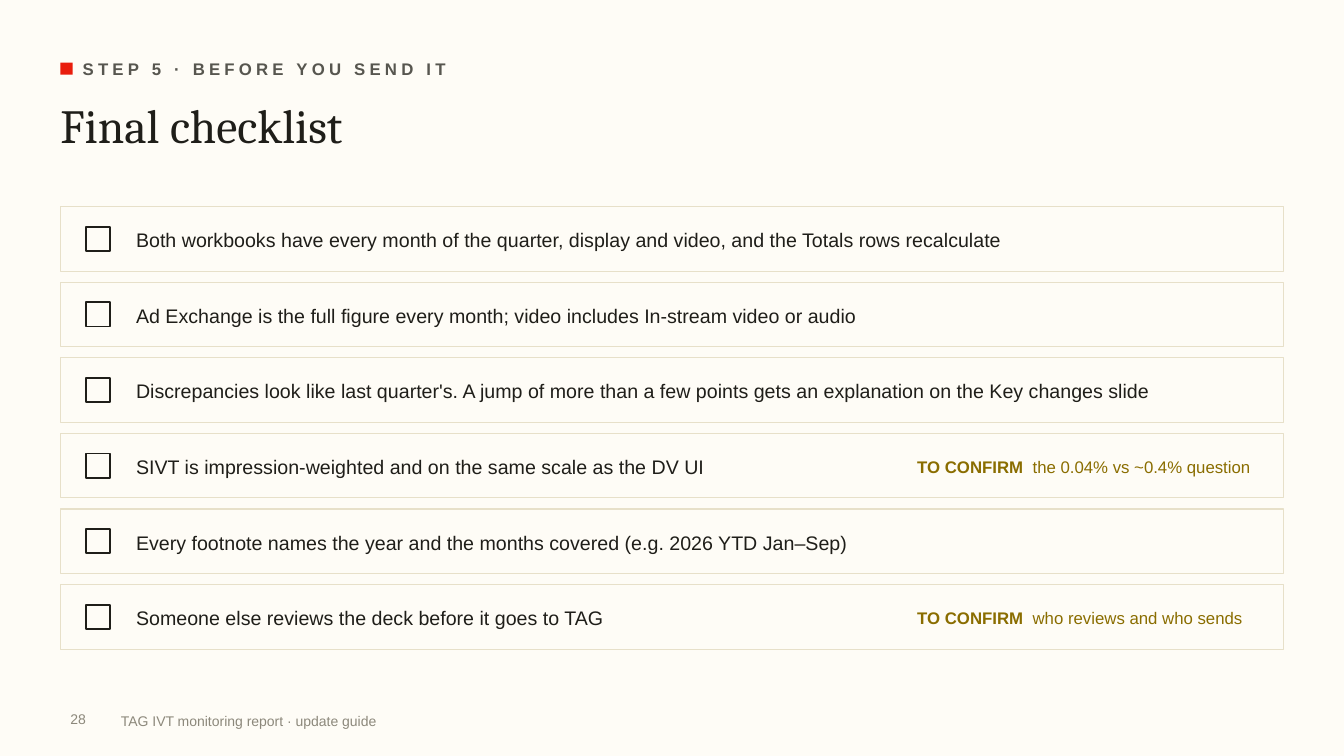
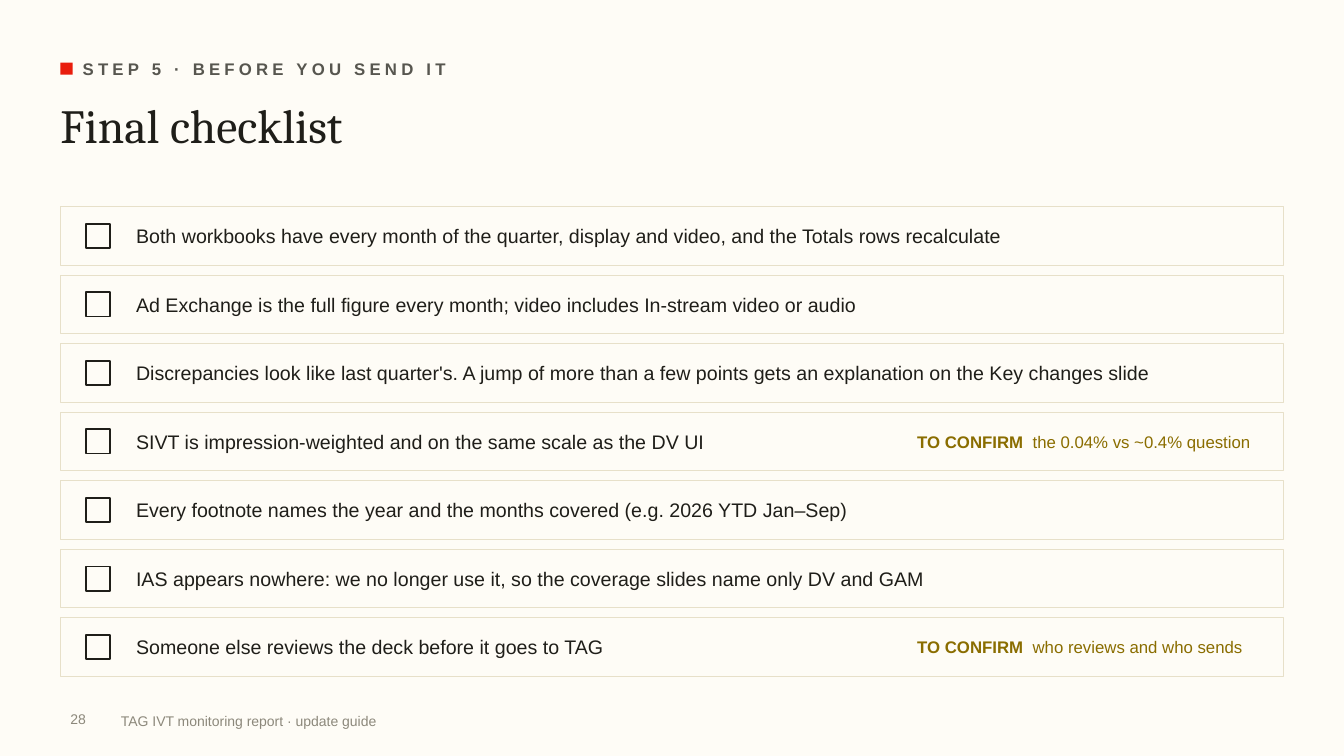
Before and after one commit to rogerhirano-nw/yield-dashboard, a slide deck: slide 28 of docs/TAG_IVT_Report_Update_Guide.pptx. Drawn at 1344x756 pixels with LibreOffice and Linux fonts; fonts in the diff are those of the drawing; background and template pictures are left out. Boxes give left, top, right and bottom in pixels: in the first picture for what was removed or moved away, otherwise in the second. Text is boxed around its words. In the diff, an @@ line names an element or a change of style, - is before the commit and + after.

```diff
--- a/docs/TAG_IVT_Report_Update_Guide.pptx
+++ b/docs/TAG_IVT_Report_Update_Guide.pptx
@@ rectangle: place and size @@
-rectangle at box(60, 207, 1284, 271)
+rectangle at box(60, 207, 1284, 265)
@@ text "Both workbooks have every month ...": place and size @@
-text "Both workbooks have every month ..." at box(136, 232, 1001, 251)
+text "Both workbooks have every month ..." at box(136, 228, 1001, 247)
@@ rectangle: place and size @@
-rectangle at box(60, 282, 1284, 347)
+rectangle at box(60, 275, 1284, 334)
@@ rectangle: place and size @@
-rectangle at box(86, 302, 110, 327)
+rectangle at box(86, 292, 110, 317)
@@ text "Ad Exchange is the full ...": place and size @@
-text "Ad Exchange is the full ..." at box(136, 308, 856, 327)
+text "Ad Exchange is the full ..." at box(136, 297, 856, 316)
@@ rectangle: place and size @@
-rectangle at box(60, 358, 1284, 422)
+rectangle at box(60, 344, 1284, 402)
@@ text "Discrepancies look like last quarter's. ...": place and size @@
-text "Discrepancies look like last quarter's. ..." at box(136, 383, 1148, 402)
+text "Discrepancies look like last quarter's. ..." at box(136, 365, 1148, 384)
@@ rectangle: place and size @@
-rectangle at box(86, 378, 110, 402)
+rectangle at box(86, 361, 110, 385)
@@ rectangle: place and size @@
-rectangle at box(60, 434, 1284, 498)
+rectangle at box(60, 412, 1284, 471)
@@ 2 texts, 1 rectangle: place and size @@
-2 texts, 1 rectangle at box(86, 454, 1250, 478)
+2 texts, 1 rectangle at box(86, 430, 1250, 454)
@@ rectangle: place and size @@
-rectangle at box(60, 509, 1284, 574)
+rectangle at box(60, 481, 1284, 539)
@@ rectangle: place and size @@
-rectangle at box(86, 529, 110, 554)
+rectangle at box(86, 498, 110, 522)
@@ text "Every footnote names the year ...": place and size @@
-text "Every footnote names the year ..." at box(136, 535, 847, 554)
+text "Every footnote names the year ..." at box(136, 502, 847, 521)
@@ rectangle: place and size @@
-rectangle at box(60, 585, 1284, 649)
+rectangle at box(60, 549, 1284, 608)
@@ rectangle: place and size @@
-rectangle at box(86, 605, 110, 629)
+rectangle at box(86, 567, 110, 591)
@@ text added at box(136, 571, 924, 590), 14 pt, text #1F1E19 @@
+IAS appears nowhere: we no longer use it, so the coverage slides name only DV and GAM
@@ rectangle added at box(60, 618, 1284, 677), fill #FEFCF6, outline #E7E0C9 0.75 pt @@
@@ text "Someone else reviews the deck ...": place and size @@
-text "Someone else reviews the deck ..." at box(136, 610, 603, 629)
+text "Someone else reviews the deck ..." at box(136, 639, 603, 658)
@@ text "TO CONFIRM who reviews and ...": place and size @@
-text "TO CONFIRM who reviews and ..." at box(917, 612, 1243, 624)
+text "TO CONFIRM who reviews and ..." at box(917, 641, 1243, 653)
@@ rectangle added at box(86, 635, 110, 659), fill #FEFCF6, outline #1F1E19 1.25 pt @@
```
Also in this commit, not shown: 1 other slide changed, 2 other files.
